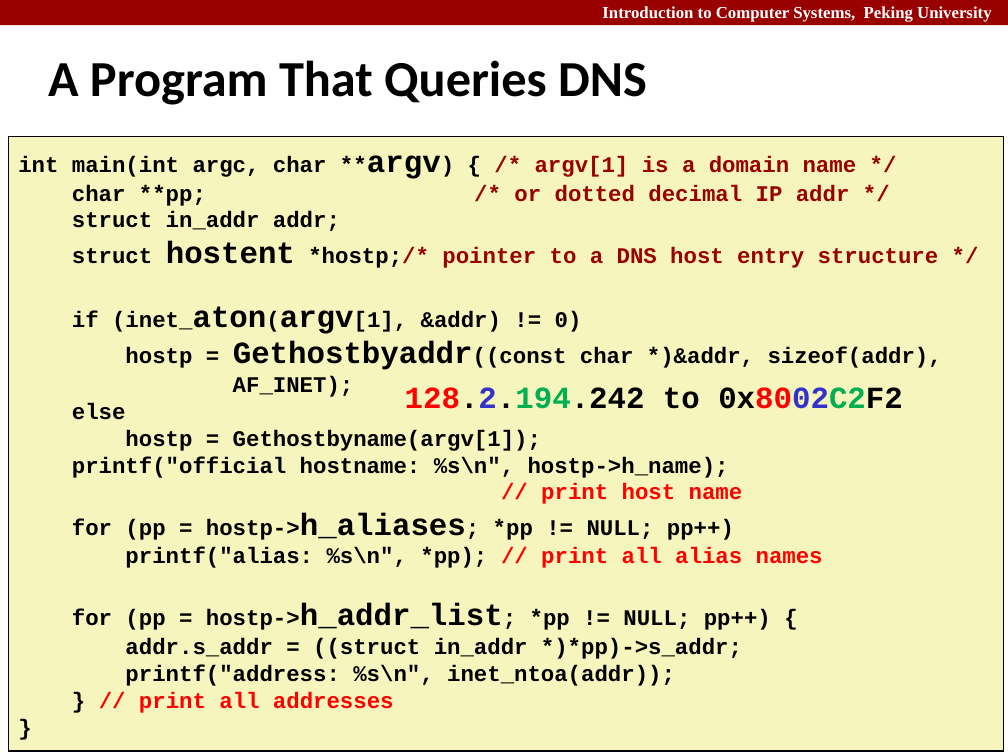
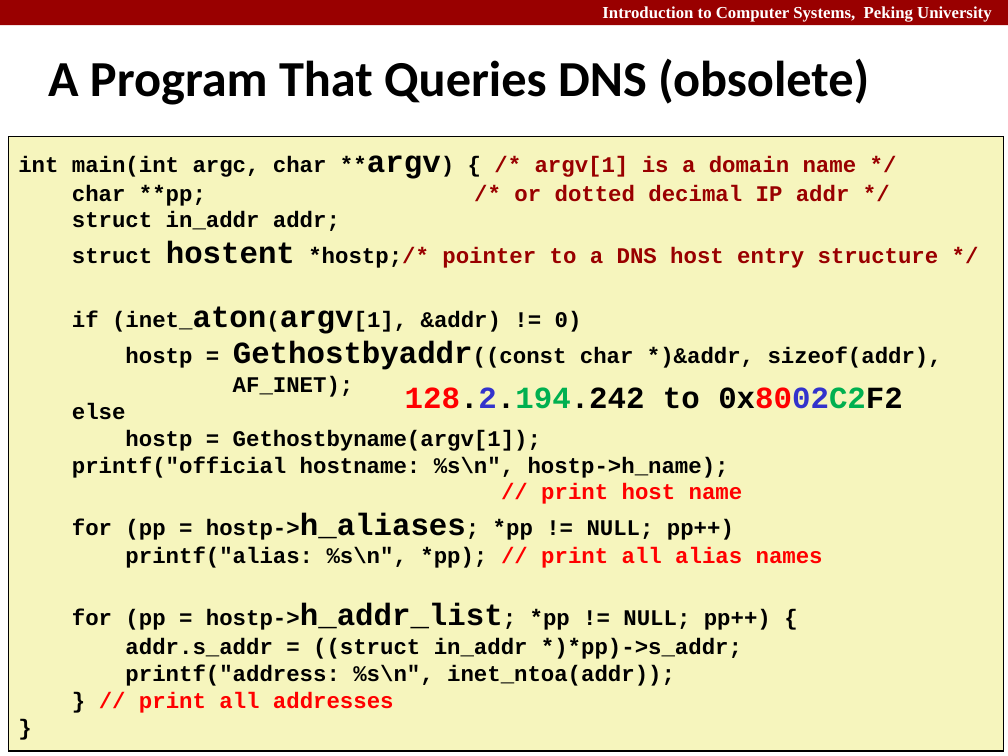
Before and after one commit to caodg/ics, a slide deck: slide 35 of slides/B08-NET1-internet.pptx. Drawn at 1008x756 pixels with LibreOffice and Linux fonts; fonts in the diff are those of the drawing. Boxes give left, top, right and bottom in pixels: in the first picture for what was removed or moved away, otherwise in the second. Text is boxed around its words. In the diff, an @@ line names an element or a change of style, - is before the commit and + after.

```diff
--- a/slides/B08-NET1-internet.pptx
+++ b/slides/B08-NET1-internet.pptx
@@ title at <box>48,58,869,105</box>: text changed @@
-A Program That Queries DNS
+A Program That Queries DNS (obsolete)
```
Also in this commit, not shown: 11 other slides changed, 1 other file.
